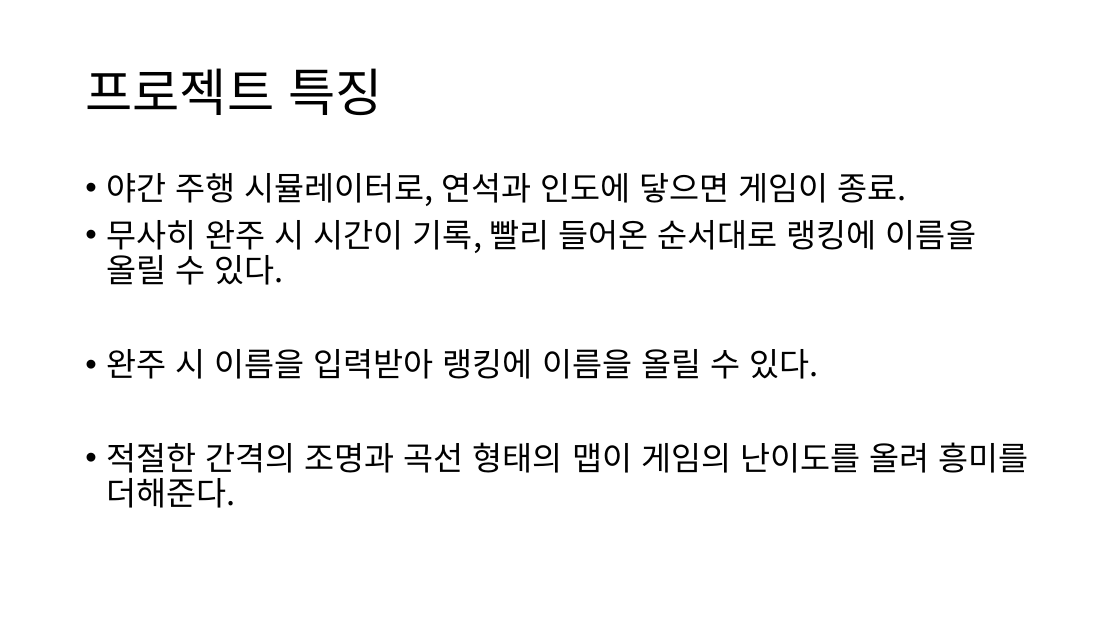
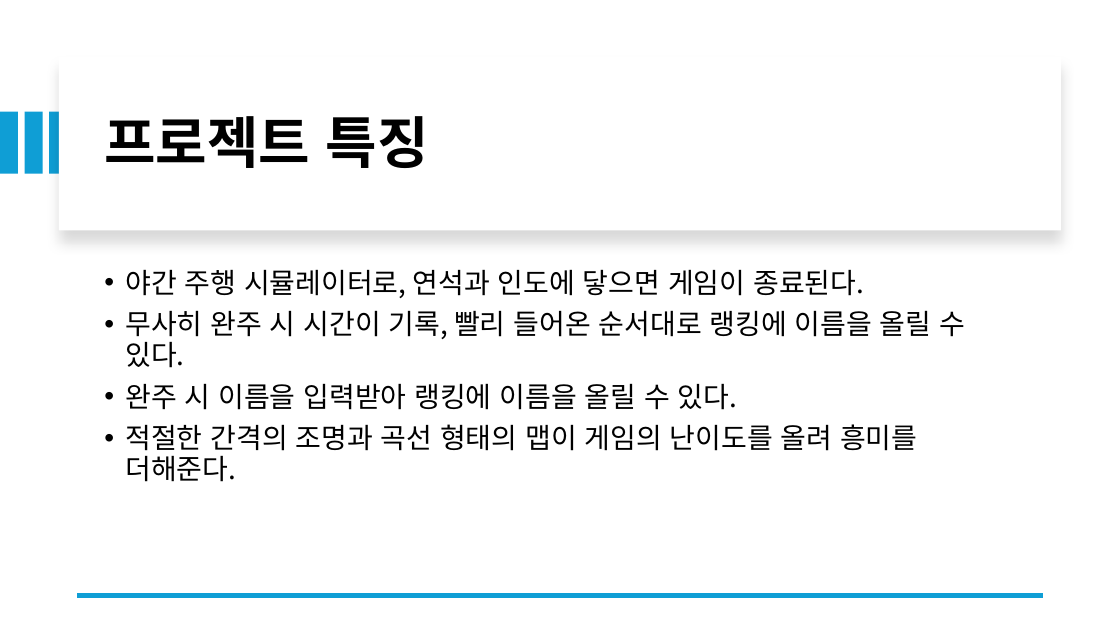
Before and after one commit to kyonghwa1916/OpenGL_Termproject, a slide deck: slide 3 of Night Street Driving Simulator.pptx (slide 2 before the commit). Drawn at 1120x630 pixels with LibreOffice and Linux fonts; fonts in the diff are those of the drawing. Boxes give left, top, right and bottom in pixels: in the first picture for what was removed or moved away, otherwise in the second. Text is boxed around its words. In the diff, an @@ line names an element or a change of style, - is before the commit and + after.

```diff
--- a/Night Street Driving Simulator.pptx
+++ b/Night Street Driving Simulator.pptx
@@ rectangle added at [59, 56, 1061, 230], fill #FFFFFF @@
@@ title "프로젝트 특징": place and size @@
-title "프로젝트 특징" at [85, 68, 383, 115]
+title "프로젝트 특징" at [104, 116, 429, 168]
@@ title "프로젝트 특징" at [104, 116, 429, 168]: size 44 to 48 pt, bold on @@
@@ rectangle added at [0, 112, 18, 174], fill #0F9ED5 @@
@@ rectangle added at [24, 112, 42, 174], fill #0F9ED5 @@
@@ rectangle added at [50, 112, 67, 174], fill #0F9ED5 @@
@@ text "야간 주행 시뮬레이터로, 연석과 인도에 ...": place and size @@
-text "야간 주행 시뮬레이터로, 연석과 인도에 ..." at [106, 173, 1029, 508]
+text "야간 주행 시뮬레이터로, 연석과 인도에 ..." at [125, 269, 965, 482]
@@ text "야간 주행 시뮬레이터로, 연석과 인도에 ..." at [125, 269, 965, 482]: vertical alignment top to middle @@
@@ text at [125, 269, 864, 298]: text changed; size 28 to 24 pt @@
-• 야간 주행 시뮬레이터로, 연석과 인도에 닿으면 게임이 종료.
+• 야간 주행 시뮬레이터로, 연석과 인도에 닿으면 게임이 종료된다.
@@ text at [125, 310, 965, 482]: size 28 to 24 pt in "무사히 완주 시 시간이 기록, 빨리 들어온 ...", "완주 시 이름을 입력받아 랭킹에 이름을 올릴 ...", "적절한 간격의 조명과 곡선 형태의 맵이 게임의 ..." @@
@@ line added from (1044, 596) to (77, 596), #0F9ED5 4.5 pt @@
```
Also in this commit, not shown: 5 other slides changed, 1 other file.
